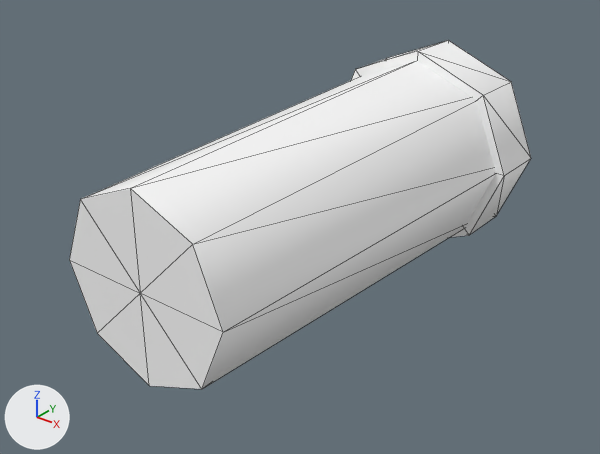
What one commit did to the glTF model _tools/vmdump/models/w0_uv.glb.
Before and after are seen from a 50 mm camera at (0.557, -0.724, 0.409) aimed at (-0.025, 0.004, -0.042). Arrows for +X, +Y and +Z are at lower left; the lights stay in place. The older version comes first. Mesh edges are drawn as thin lines. Where no turn or scale is listed for an object, it has been applied to the vertices. Vertices at exactly the same position are counted once.
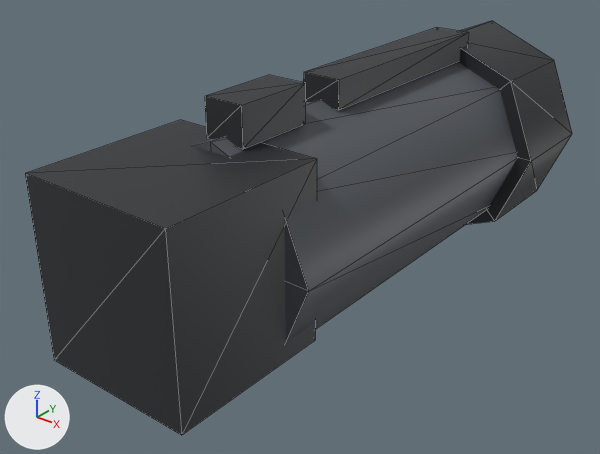
Boxes (x1, y1, x2, y2) around the edits, measured in the pictures (600 x 454 px; the box of a moved part takes in the faces that stretch with it):
'Mesh_0', reshaped, moved (18% wider, 19% taller): before (69, 40, 531, 389); after (25, 21, 572, 435)
part 1 of me_mesh_0, moved or reshaped: before (351, 40, 531, 237); after (195, 61, 518, 342)
part 2 of me_mesh_0, added: after (458, 21, 572, 224)
part 3 of me_mesh_0, added: after (25, 120, 317, 435)
part 4 of me_mesh_0, added: after (303, 27, 469, 110)
part 5 of me_mesh_0, added: after (205, 75, 305, 149)
part 6 of me_mesh_0, deleted: before (69, 61, 496, 389)

What changed in the scene script:
```text
Change me_mesh_0:
    used by ob_mesh_0; location = (0.0, 0.0, 0.0)
    remove me_mesh_0.from_pydata(...)  # 40 vertices, 64 faces; spans x -0.14..0.14, y -0.275..0.3, z -0.14..0.14
    add me_mesh_0.from_pydata(...)  # 64 vertices, 100 faces; spans x -0.145..0.145, y -0.4..0.35, z -0.145..0.162
    me_mesh_0 part 1: the loose piece of 20 vertices spanning x -0.14..0.14, y 0.22..0.3, z -0.14..0.14 is scaled about its middle by (0.893, 6.25, 0.893), then moved by (0.0, -0.26, 0.0)
    me_mesh_0 part 2: the loose piece of 20 vertices spanning x -0.14..0.14, y 0.22..0.3, z -0.14..0.14 is copied, and the copy is scaled about its middle by (1.04, 1.75, 1.04), then moved by (0.0, 0.02, 0.0); it spans x -0.145..0.145, y 0.21..0.35, z -0.145..0.145
    me_mesh_0 part 3: a new loose piece, a box spanning x -0.095..0.095, y -0.4..-0.2, z -0.095..0.115, in mat_defaultmaterial
    me_mesh_0 part 4: a new loose piece, a box spanning x -0.025..0.025, y -0.07..0.23, z 0.117..0.153, in mat_defaultmaterial
    me_mesh_0 part 5: a new loose piece, a box spanning x -0.025..0.025, y -0.23..-0.13, z 0.117..0.162, in mat_defaultmaterial
    me_mesh_0 part 6: the loose piece of 20 vertices spanning x -0.13..0.13, y -0.275..0.275, z -0.13..0.13 is deleted
Change ob_mesh_0:
    ob_mesh_0.location: (0.0, 0.0, 0.0) -> (0.0, 0.08, 0.0)
```
